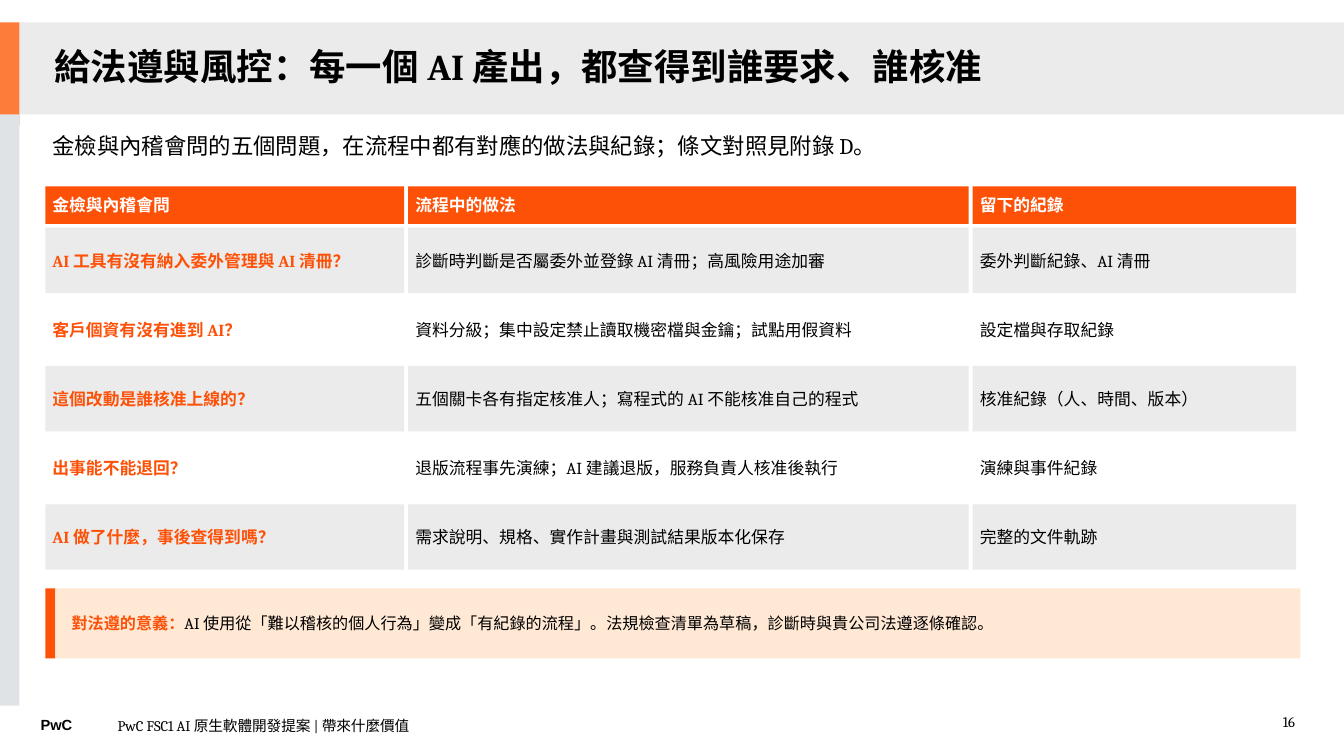
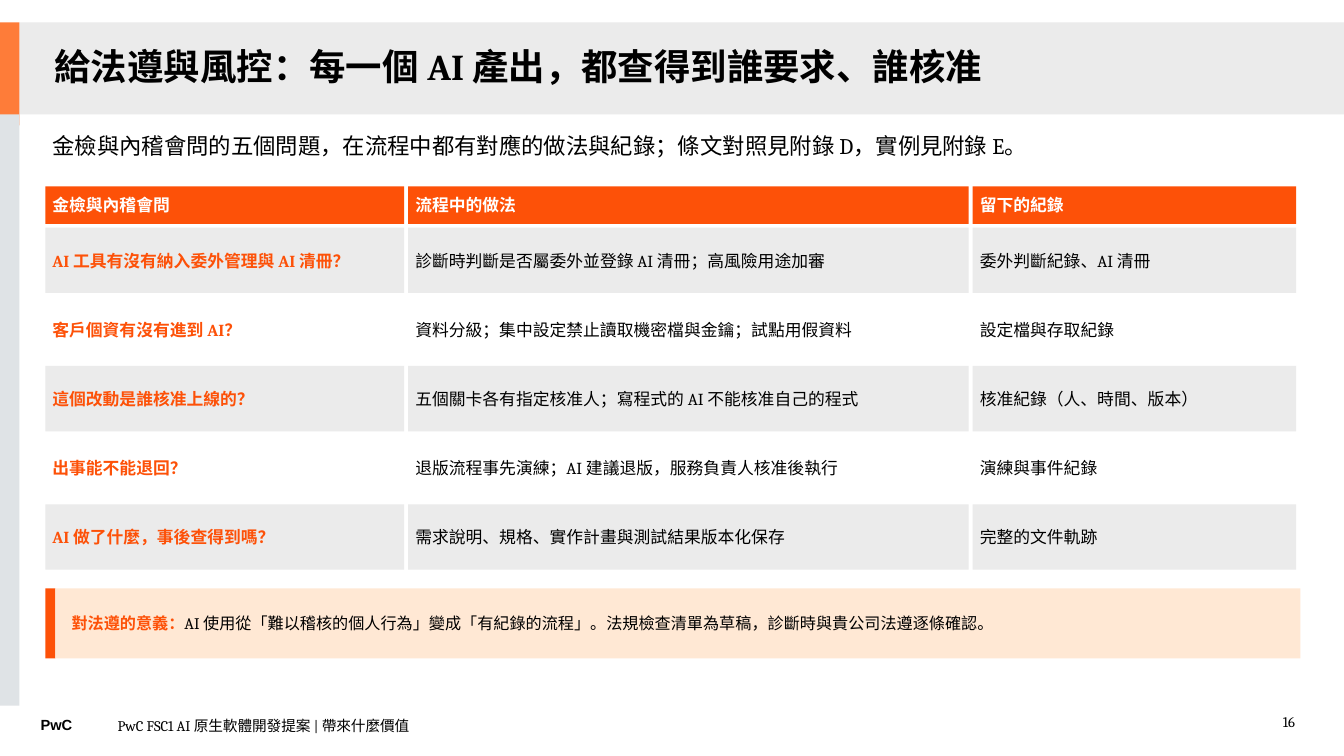
Before and after one commit to Robshao/PwC_FSC1, a slide deck: slide 16 of research/ai-native-sdlc/AI原生軟體開發_合夥人提案簡報.pptx. Drawn at 1344x756 pixels with LibreOffice and Linux fonts; fonts in the diff are those of the drawing. Boxes give left, top, right and bottom in pixels: in the first picture for what was removed or moved away, otherwise in the second. Text is boxed around its words. In the diff, an @@ line names an element or a change of style, - is before the commit and + after.

```diff
--- a/research/ai-native-sdlc/AI原生軟體開發_合夥人提案簡報.pptx
+++ b/research/ai-native-sdlc/AI原生軟體開發_合夥人提案簡報.pptx
@@ text at (52,135,1026,158): text changed @@
-金檢與內稽會問的五個問題，在流程中都有對應的做法與紀錄；條文對照見附錄 D。
+金檢與內稽會問的五個問題，在流程中都有對應的做法與紀錄；條文對照見附錄 D，實例見附錄 E。
```
Also in this commit, not shown: 8 other slides changed, 3 slides added, 1 slide removed, 6 other files.
